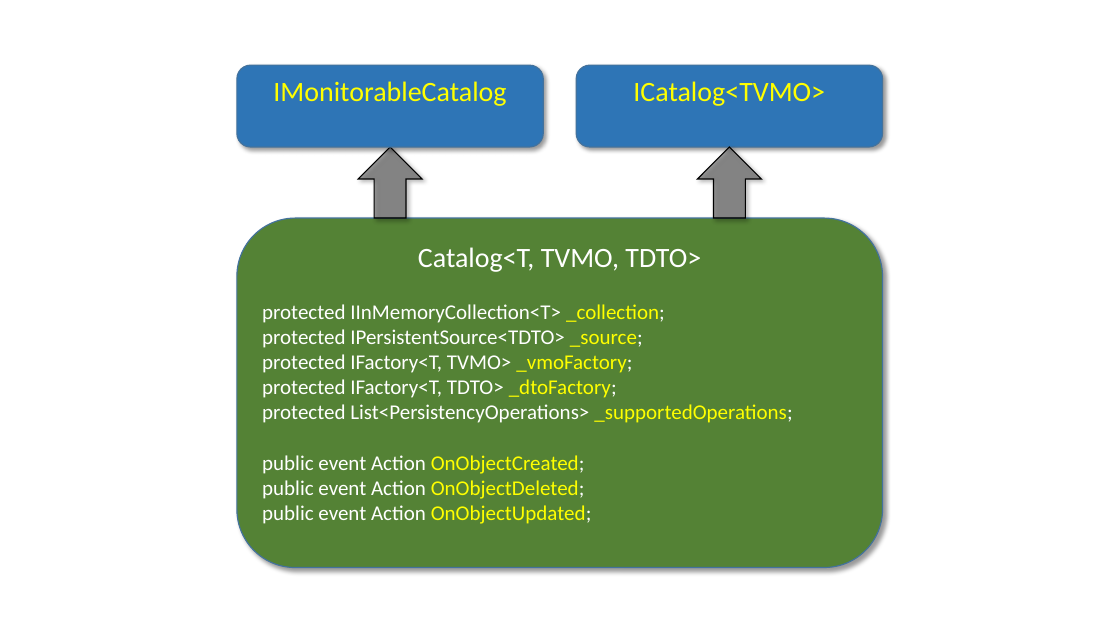
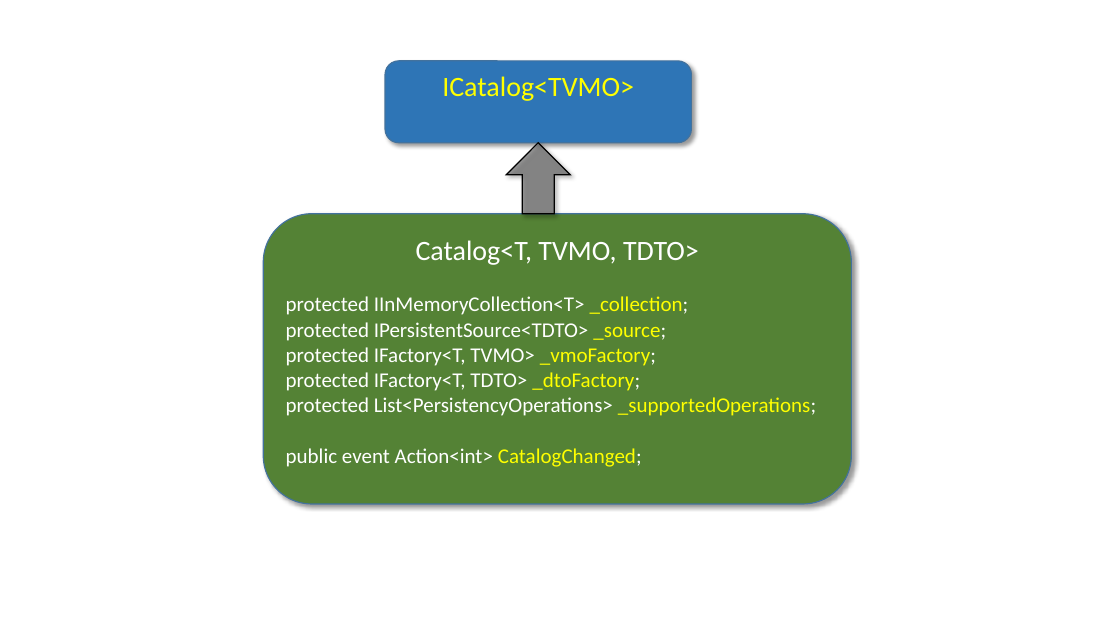
Before and after one commit to perl-easj/Teaching-materials, a slide deck: slide 51 of CSharpProgramming/Presentations/MVVMStarter Class Library.pptx. Drawn at 1120x630 pixels with LibreOffice and Linux fonts; fonts in the diff are those of the drawing. Boxes give left, top, right and bottom in pixels: in the first picture for what was removed or moved away, otherwise in the second. Text is boxed around its words. In the diff, an @@ line names an element or a change of style, - is before the commit and + after.

```diff
--- a/CSharpProgramming/Presentations/MVVMStarter Class Library.pptx
+++ b/CSharpProgramming/Presentations/MVVMStarter Class Library.pptx
@@ rounded rectangle removed at (237, 66, 544, 147) @@
-IMonitorableCatalog
@@ rounded rectangle "ICatalog<TVMO>": place and size @@
-rounded rectangle "ICatalog<TVMO>" at (576, 66, 883, 147)
+rounded rectangle "ICatalog<TVMO>" at (385, 60, 691, 142)
@@ right arrow removed at (358, 147, 422, 218) @@
@@ right arrow: place and size @@
-right arrow at (698, 147, 762, 218)
+right arrow at (506, 142, 570, 214)
@@ rounded rectangle "Catalog<T, TVMO, TDTO>": place and size @@
-rounded rectangle "Catalog<T, TVMO, TDTO>" at (237, 218, 883, 568)
+rounded rectangle "Catalog<T, TVMO, TDTO>" at (263, 213, 851, 504)
@@ text in rounded rectangle at (286, 448, 642, 467): text changed @@
-public event Action OnObjectCreated;
-public event Action OnObjectDeleted;
-public event Action OnObjectUpdated;
+public event Action<int> CatalogChanged;
```
Also in this commit, not shown: 7 other slides changed, 21 slides added, 1 slide removed, 2 other files.
